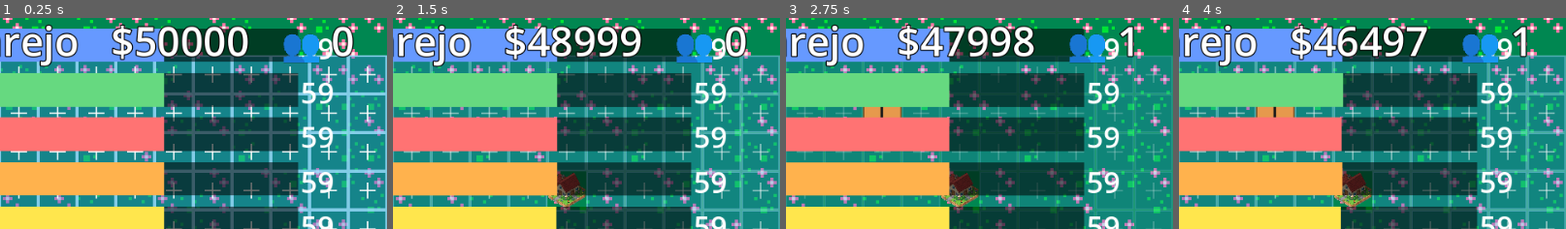
Above: before the commit, frames 1-4 (left to right).
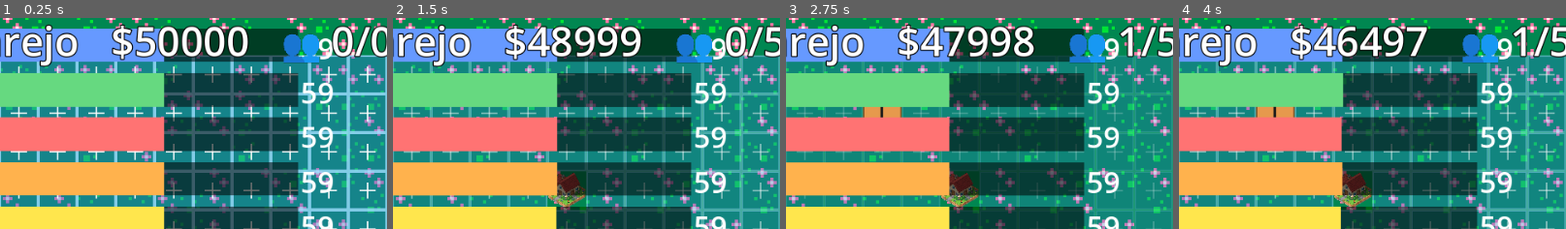
Above: after the commit, the same moments.

Repository: andrewsmedina/yourcity
Game: Godot game, scene res://scenes/main.tscn
The game is run twice, just before and just after one commit, with the same random seed, the same clock (stepped at 60 frames per second) and the same inputs.
Inputs (mouse positions are % of the whole screen's width and height, from its top left):
- Up to frame 1 (0.25 s): no input
- Up to frame 2 (1.5 s): tap Enter at 0.5 s; move the mouse to (72, 30) at 0.52 s; tap 1 at 0.6 s; click (72, 30) at 0.67 s; tap Space at 0.77, 1.25 s; drag from (30, 36) to (45, 46) at 1.27 s
- Up to frame 3 (2.75 s): move the mouse to (60, 18) at 2.02 s; tap 3 at 2.1 s; click (60, 18) at 2.17 s
- Up to frame 4 (4 s): drag from (45, 46) to (20, 23) at 2.77 s; move the mouse to (80, 43) at 3.52 s; tap 5 at 3.6 s; click (80, 43) at 3.67 s; tap Space at 3.77 s
The pictures show only the part of the screen within x 50-100%, y 2-52%; the shares and areas given below are measured in that part.

The runs differ from the first frame. In frame 1, 0.7% of the frame differs, in the area x 91-100%, y 3-19%; in frame 2, 0.7%; in frame 3, 0.7%; in frame 4, 0.7%.

Commit message:
Cap population by residential housing capacity
Each residential lot now houses up to RESIDENTIAL_CAPACITY (250) people, so
city population is capped at residentials * 250 — build more housing to grow,
SimCity-style. HUD shows population/capacity. Covered by a test.

Co-Authored-By: Claude Opus 4.8 (1M context) <noreply@anthropic.com>

Diff:
--- a/scripts/hud.gd
+++ b/scripts/hud.gd
@@ -31,9 +31,9 @@
 
 func _process(_delta: float) -> void:
 	var s := City.sim
-	_label.text = "🗓 Ano %d Mês %d   %s   $%d   👥 %d   😊 %d   🔨 %s    " % [
+	_label.text = "🗓 Ano %d Mês %d   %s   $%d   👥 %d/%d   😊 %d   🔨 %s    " % [
 		s.year(), s.month(), CitySim.PHASE_NAME[s.phase()],
-		int(s.money), int(s.population), int(s.happiness()),
+		int(s.money), int(s.population), int(s.housing_capacity()), int(s.happiness()),
 		CitySim.ZONE_NAME[City.selected_zone],
 	]
 	var net := s.net_per_sec()
--- a/scripts/sim/city_sim.gd
+++ b/scripts/sim/city_sim.gd
@@ -71,7 +71,8 @@
 # --- Economy (provisional — see GDD balancing) ---
 const COMMERCIAL_REVENUE := 2.0
 const INDUSTRIAL_REVENUE := 1.5
-const RESIDENTIAL_POP := 1.0 / 3.0  # +1 resident every 3s
+const RESIDENTIAL_POP := 1.0 / 3.0  # growth rate: +1 resident every 3s
+const RESIDENTIAL_CAPACITY := 250.0  # max residents each residential lot holds
 
 const ZONE_COST := {
 	Zone.RESIDENTIAL: 500.0, Zone.COMMERCIAL: 800.0, Zone.INDUSTRIAL: 1000.0,
@@ -233,6 +234,10 @@
 			n += 1
 	return n
 
+## Maximum residents the city can house (sum of residential lot capacities).
+func housing_capacity() -> float:
+	return zone_count(Zone.RESIDENTIAL) * RESIDENTIAL_CAPACITY
+
 ## Average of the five indicators (#20).
 func happiness() -> float:
 	var total := 0.0
@@ -255,7 +260,8 @@
 func advance(delta: float) -> void:
 	elapsed += delta
 	money += (revenue_per_sec * _revenue_factor() - upkeep_per_sec) * delta
-	population = maxf(0.0, population + pop_per_sec * _pop_factor() * delta)
+	# Population grows toward housing capacity (and leaves when unhappy).
+	population = clampf(population + pop_per_sec * _pop_factor() * delta, 0.0, housing_capacity())
 	for ind in INDICATORS:
 		indicators[ind] = clampf(indicators[ind] + _indicator_rate(ind) * delta, 0.0, 100.0)
 	_update_crises(delta)
--- a/tests/run_tests.gd
+++ b/tests/run_tests.gd
@@ -30,6 +30,7 @@
 	_test_cannot_respond_without_money()
 	_test_ignored_crime_reduces_population()
 	_test_blackout_decays_all_indicators()
+	_test_population_capped_by_housing()
 	_test_city_ages_in_years()
 	_test_phase_tracks_population()
 	_test_all_zones_unlocked_from_start()
@@ -215,6 +216,15 @@
 	var drop := sec_before - sec_after
 	_expect("blackout decays all indicators faster than normal",
 		drop > CitySim.BASE_DECAY + 0.0001)
+
+func _test_population_capped_by_housing() -> void:
+	var c := CitySim.new(10000.0)
+	c.build(CitySim.Zone.RESIDENTIAL, 0)  # capacity = 1 * RESIDENTIAL_CAPACITY
+	c.population = 99999.0  # way over capacity
+	c.advance(1.0)
+	_expect("population is capped at housing capacity",
+		is_equal_approx(c.population, CitySim.RESIDENTIAL_CAPACITY)
+		and is_equal_approx(c.housing_capacity(), CitySim.RESIDENTIAL_CAPACITY))
 
 func _test_city_ages_in_years() -> void:
 	var c := CitySim.new()
